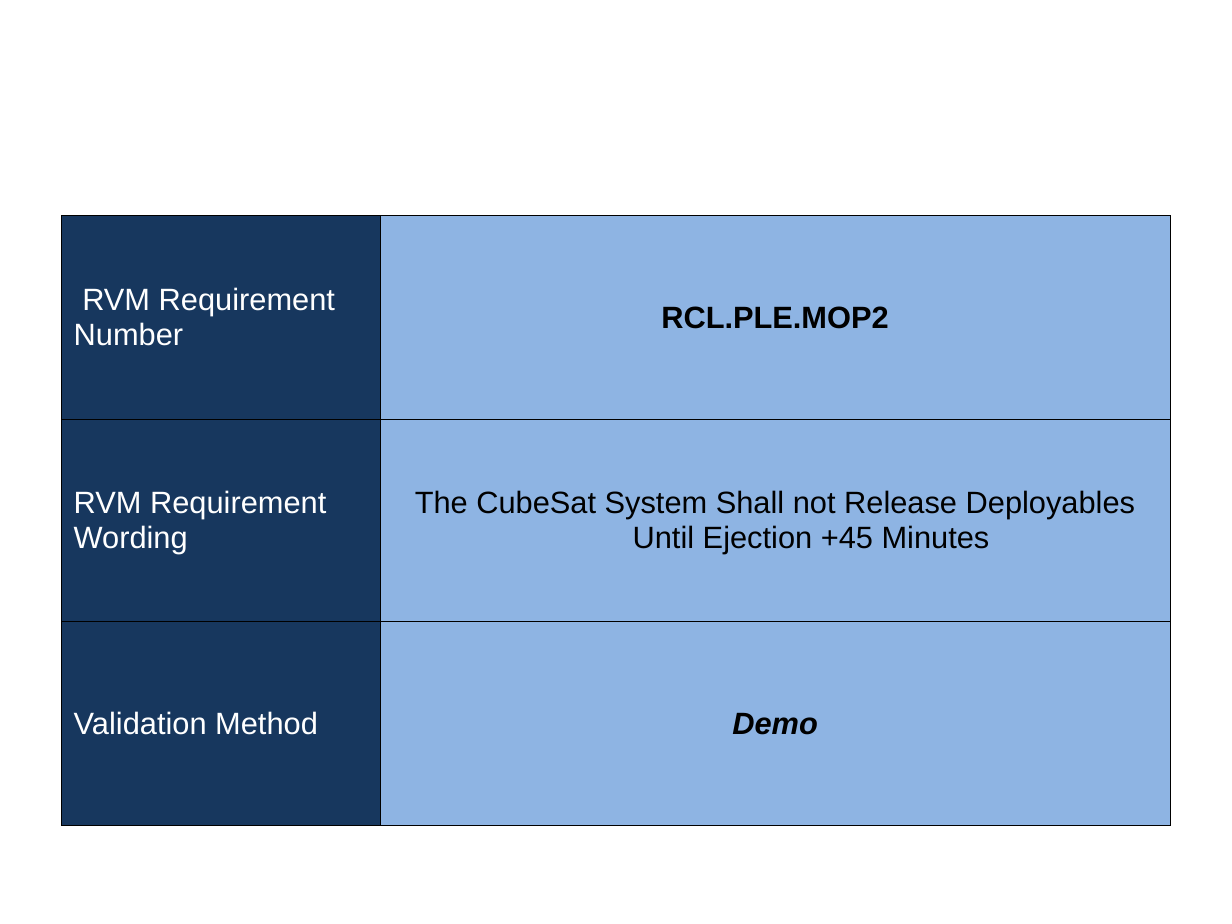
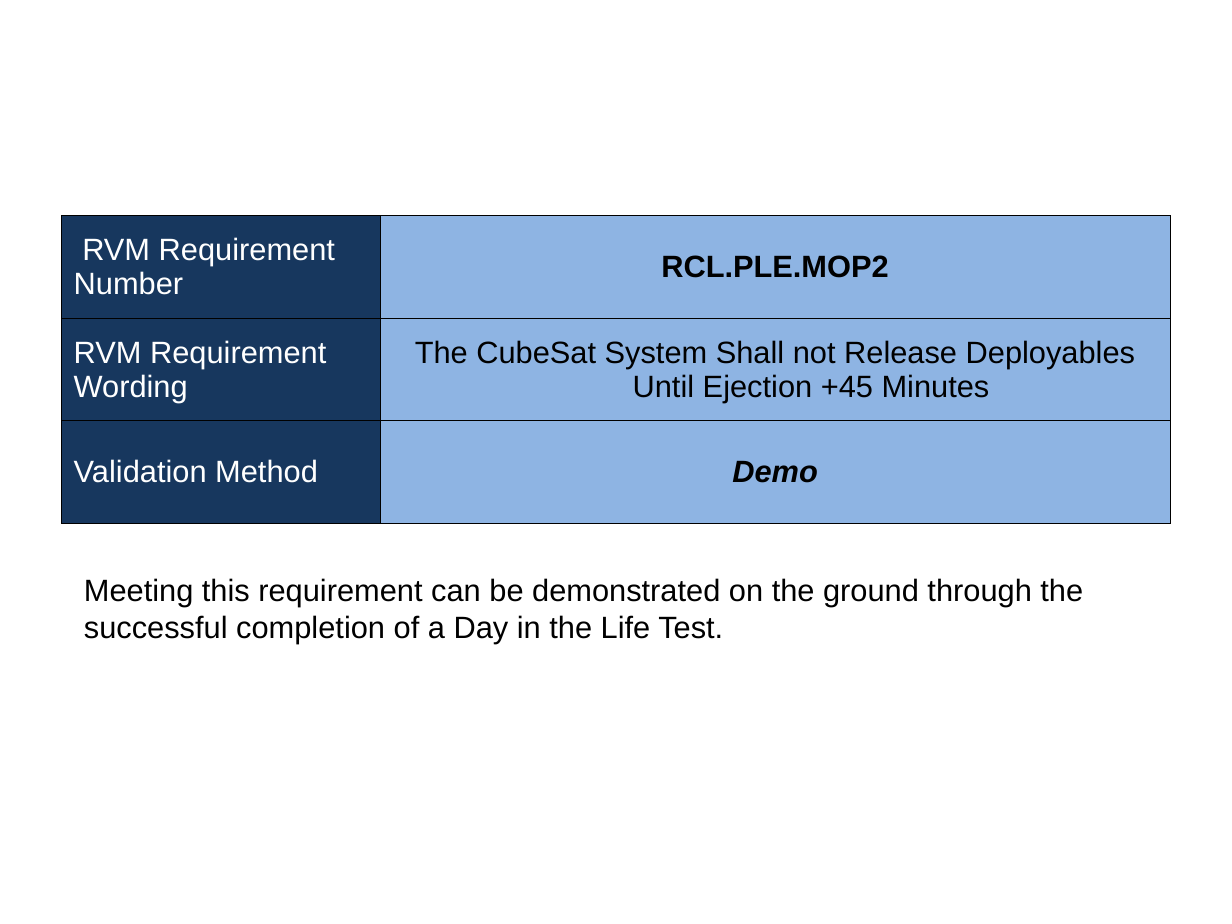
Before and after one commit to RascalSeniorDesign/Preliminary-Design, a slide deck: slide 11 of CMQA/Presentations/Bryant Slides/Here are my slides. I think.ppt. Drawn at 1232x924 pixels with LibreOffice and Linux fonts; fonts in the diff are those of the drawing. Boxes give left, top, right and bottom in pixels: in the first picture for what was removed or moved away, otherwise in the second. Text is boxed around its words. In the diff, an @@ line names an element or a change of style, - is before the commit and + after.

```diff
--- a/CMQA/Presentations/Bryant Slides/Here are my slides. I think.ppt
+++ b/CMQA/Presentations/Bryant Slides/Here are my slides. I think.ppt
@@ table: place and size @@
-table at [62,216,1170,825]
+table at [62,216,1170,524]
@@ text added at [84,578,1083,644], 18 pt, text #000000 @@
+Meeting this requirement can be demonstrated on the ground through the successful completion of a Day in the Life Test.
```
Also in this commit, not shown: 10 other slides changed.
